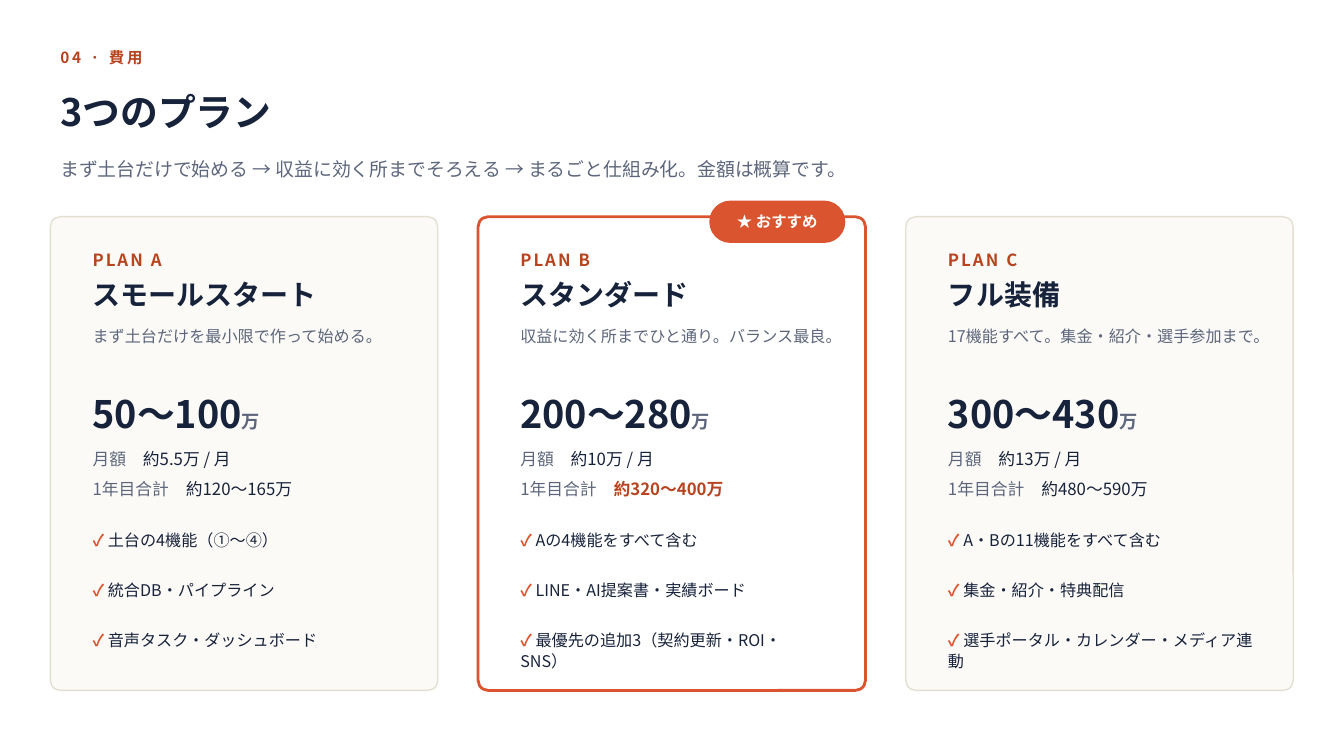
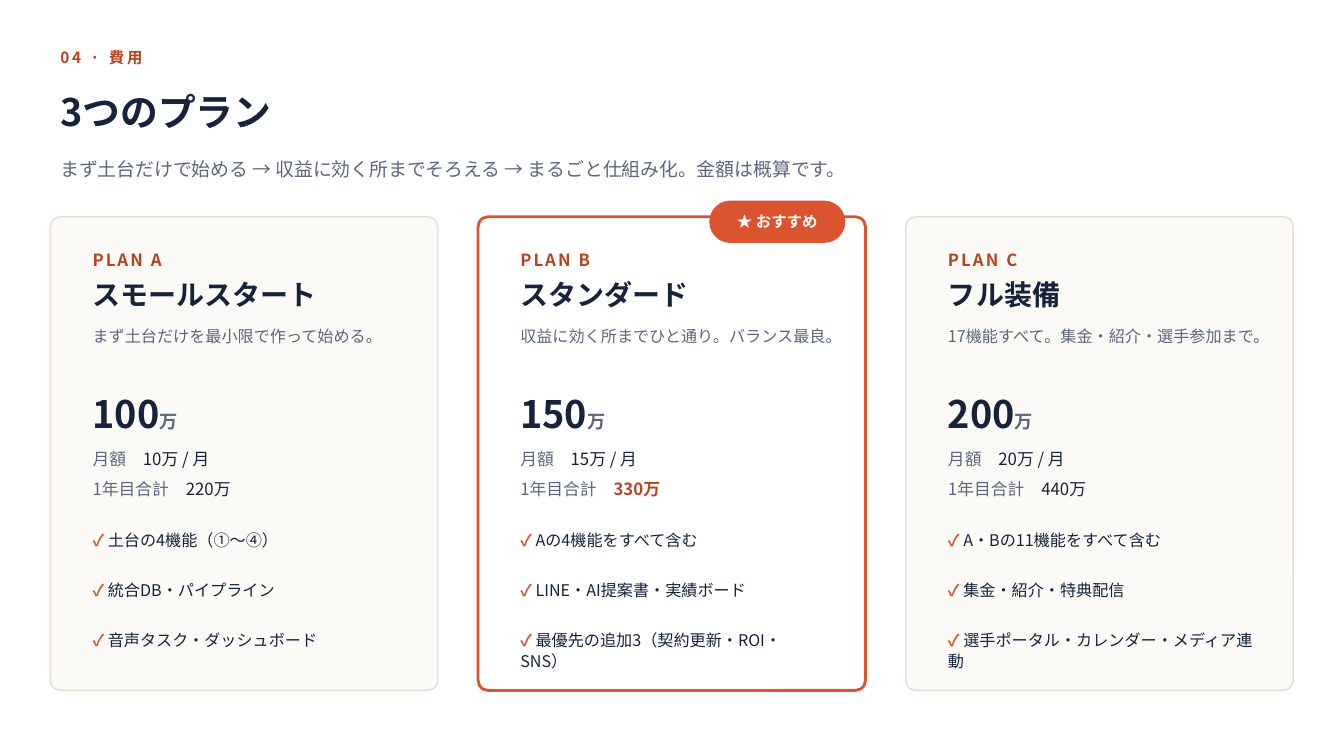
Before and after one commit to nanzetianling-beep/good, a slide deck: slide 8 of baton-pass-takt-proposal.pptx. Drawn at 1344x756 pixels with LibreOffice and Linux fonts; fonts in the diff are those of the drawing. Boxes give left, top, right and bottom in pixels: in the first picture for what was removed or moved away, otherwise in the second. Text is boxed around its words. In the diff, an @@ line names an element or a change of style, - is before the commit and + after.

```diff
--- a/baton-pass-takt-proposal.pptx
+++ b/baton-pass-takt-proposal.pptx
@@ text at (93, 399, 242, 429): text changed @@
-50〜100万
+100万
@@ text at (520, 399, 692, 429): text changed @@
-200〜280万
+150万
@@ text at (948, 399, 1120, 429): text changed @@
-300〜430万
+200万
@@ text at (93, 451, 210, 467): text changed @@
-月額 約5.5万 / 月
+月額 10万 / 月
@@ text at (520, 451, 637, 467): text changed @@
-月額 約10万 / 月
+月額 15万 / 月
@@ text at (948, 451, 1065, 467): text changed @@
-月額 約13万 / 月
+月額 20万 / 月
@@ text at (93, 481, 231, 497): text changed; text colour #17223B to #5D667C @@
-1年目合計 約120〜165万
+1年目合計 220万
@@ text at (520, 481, 661, 497): text changed; text colour #B7431F to #5D667C; bold off @@
-1年目合計 約320〜400万
+1年目合計 330万
@@ text at (948, 481, 1086, 497): text changed; text colour #17223B to #5D667C @@
-1年目合計 約480〜590万
+1年目合計 440万
```
Also in this commit, not shown: 5 other slides changed, 1 other file.
